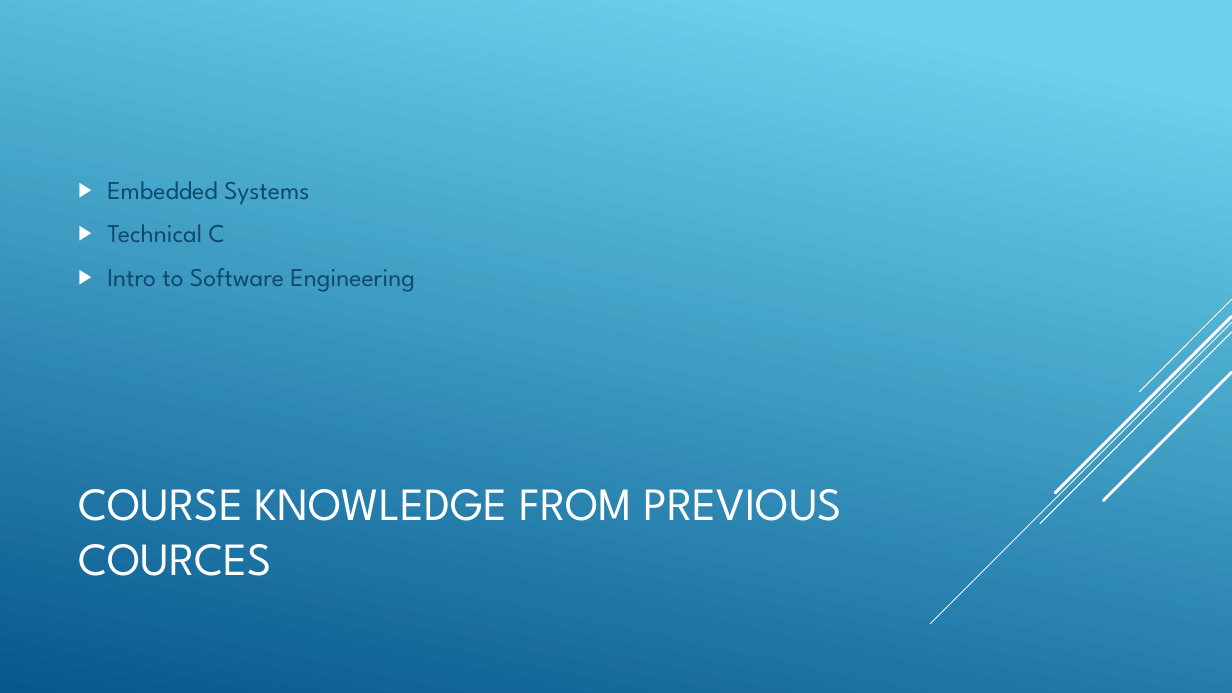
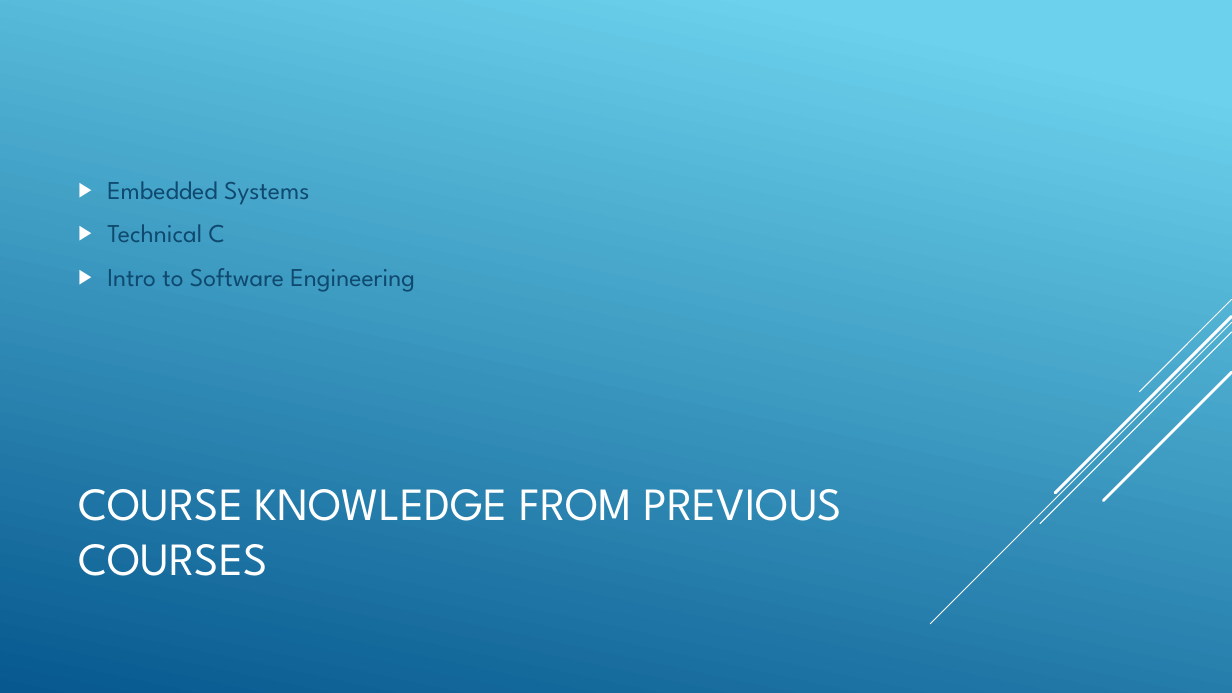
Before and after one commit to junedacaya/L-wingSolarPanelInteractiveDisplay, a slide deck: slide 9 of Documentation/Solar controller.pptx. Drawn at 1232x693 pixels with LibreOffice and Linux fonts; fonts in the diff are those of the drawing. Boxes give left, top, right and bottom in pixels: in the first picture for what was removed or moved away, otherwise in the second. Text is boxed around its words. In the diff, an @@ line names an element or a change of style, - is before the commit and + after.

```diff
--- a/Documentation/Solar controller.pptx
+++ b/Documentation/Solar controller.pptx
@@ title at bbox=[78, 489, 842, 576]: text changed @@
-COURSE KNOWLEDGE FROM PREVIOUS COURCES
+COURSE KNOWLEDGE FROM PREVIOUS COURSES
```
Also in this commit, not shown: 2 other slides changed.
